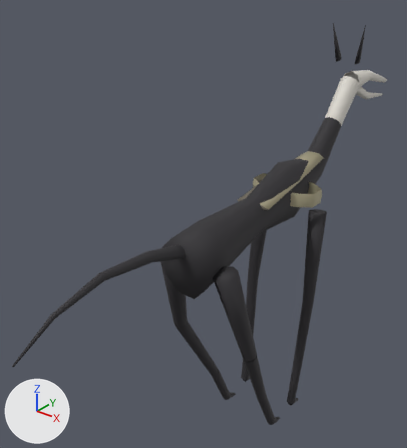
The Blender file art/service_dog/blender_src/service_dog.blend as it was, and as the next commit left it.
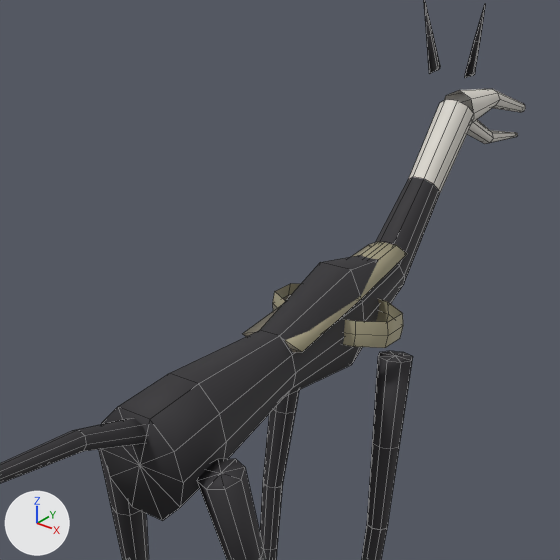
Old and new are each drawn whole from a 50 mm lens placed at (1.12, -1.76, 1.98), pointed at (-0.21, -0.1, 0.95) and again close up on the part from 27% to 100% of the width and 5% to 71% of the height. Every picture has the same lights, and +X, +Y and +Z are marked at lower left. The first two pictures are the older version. The close-ups show mesh edges as thin lines.

The older version as bpy lines, for what is in view:
```python
mat_dog_vest_clean = principled_material('Dog_Vest_Clean')
mat_dog_vest_clean.base_color = (0.44, 0.4, 0.26)  # beige #b1aa8b
mat_dog_vest_clean.roughness = 0.65
me_dog_body = bpy.data.meshes.new('Dog_Body')
me_dog_body.from_pydata(...)  # 514 vertices, 446 faces; spans x -0.2..0.2, y -1.16..1.14, z -0.03..1.69
me_dog_body.polygons.foreach_set('use_smooth', [True] * 446)
# faces by material slot: [388, 58]
me_dog_body.materials.append(mat_dog_coat)  # dark grey #2f2d30
me_dog_body.materials.append(mat_dog_skull)  # light grey #ddd8d0
me_dog_vest = bpy.data.meshes.new('Dog_Vest')
me_dog_vest.from_pydata(...)  # 74 vertices, 68 faces; spans x -0.15..0.15, y -0.063..0.423, z 1.03..1.173
me_dog_vest.polygons.foreach_set('use_smooth', [True] * 68)
# faces by material slot: [53, 15]
me_dog_vest.materials.append(mat_dog_vest_clean)  # beige #b1aa8b
me_dog_vest.materials.append(mat_dog_vest_worn)  # yellow #817c6c
ob_dog_body = bpy.data.objects.new('Dog_Body', me_dog_body)
ob_dog_body.location = (0.0, 0.0, 0.0)
ob_dog_vest = bpy.data.objects.new('Dog_Vest', me_dog_vest)
ob_dog_vest.location = (0.0, 0.0, 0.0)
```
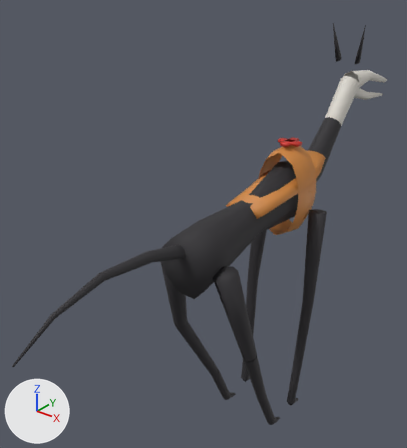
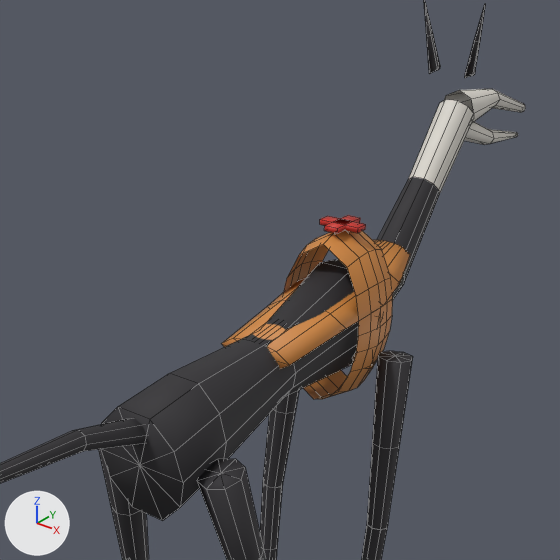
What differs and where, as boxes (x1, y1, x2, y2) in the close-ups (560 x 560 px):
'Dog_Vest', recoloured, reshaped (15% wider, 64% taller): before (243, 241, 407, 353); after (222, 215, 410, 399)
part 1 of me_dog_vest, added: after (320, 216, 366, 233)
part 2 of me_dog_vest, added: after (324, 215, 360, 234)
part 3 of me_dog_vest, rebuilt (15% wider, 15% taller): before (243, 241, 407, 353); after (222, 240, 410, 369)
part 4 of me_dog_vest, added (orange): after (283, 230, 393, 399)
part 5 of me_dog_vest, added: after (352, 314, 383, 368)
part 6 of me_dog_vest, cut back: before (273, 283, 403, 348)

The edits, one by one:
Material 'Dog_Vest_Clean' (mat_dog_vest_clean) changes colour from beige #b1aa8b to orange #ce863f; in linear values from (0.44, 0.4, 0.26) to (0.62, 0.24, 0.05).
Material 'Dog_Vest_Badge' (mat_dog_vest_badge) is new.
Its base color is (0.85, 0.82, 0.72) (white #edeadd).
Its roughness is 0.4.
Material 'Dog_Vest_Cross' (mat_dog_vest_cross) is new.
Its base color is (0.62, 0.03, 0.02) (red #ce3027).
me_dog_vest is used by ob_dog_vest; location (0.0, 0.0, 0.0).
me_dog_vest had 74 vertices, 68 faces and spanned x -0.15..0.15, y -0.063..0.423, z 1.03..1.173.
me_dog_vest now has 238 vertices, 242 faces and spans x -0.115..0.115, y -0.123..0.426, z 0.855..1.277.
me_dog_vest part 1: a new loose piece, a box spanning x -0.048..0.048, y 0.184..0.216, z 1.265..1.277, in mat_dog_vest_cross (red #ce3027).
me_dog_vest part 2: a new loose piece, a box spanning x -0.016..0.016, y 0.152..0.248, z 1.265..1.277, in mat_dog_vest_cross (red #ce3027).
me_dog_vest part 3: the loose piece of 32 vertices spanning x -0.075..0.075, y -0.063..0.423, z 1.06..1.173 is rebuilt with 82 vertices and now spans x -0.115..0.115, y -0.123..0.426, z 1.047..1.176, in mat_dog_vest_clean (orange #ce863f).
me_dog_vest part 4: a new loose piece of 80 vertices spanning x -0.112..0.112, y 0.125..0.275, z 0.855..1.265, in mat_dog_vest_clean (orange #ce863f).
me_dog_vest part 5: a new loose piece of 26 vertices spanning x 0.045..0.113, y 0.175..0.289, z 0.955..1.144, in mat_dog_vest_clean (orange #ce863f).
Part 6, on me_dog_vest:
42 vertices are removed from x -0.15..0.15, y 0.11..0.29, z 1.03..1.09.
28 faces are deleted.
8 vertices are added at x -0.03..0.03, y 0.334..0.365, z 0.972..1.031.
6 new faces join them, mat_dog_vest_badge (white #edeadd).
Other edits to the shape of me_dog_vest do not show in these pictures.
me_dog_vest no longer uses material mat_dog_vest_worn (yellow #817c6c).
me_dog_vest gains material mat_dog_vest_cross (red #ce3027).
me_dog_vest gains material mat_dog_vest_badge (white #edeadd).
